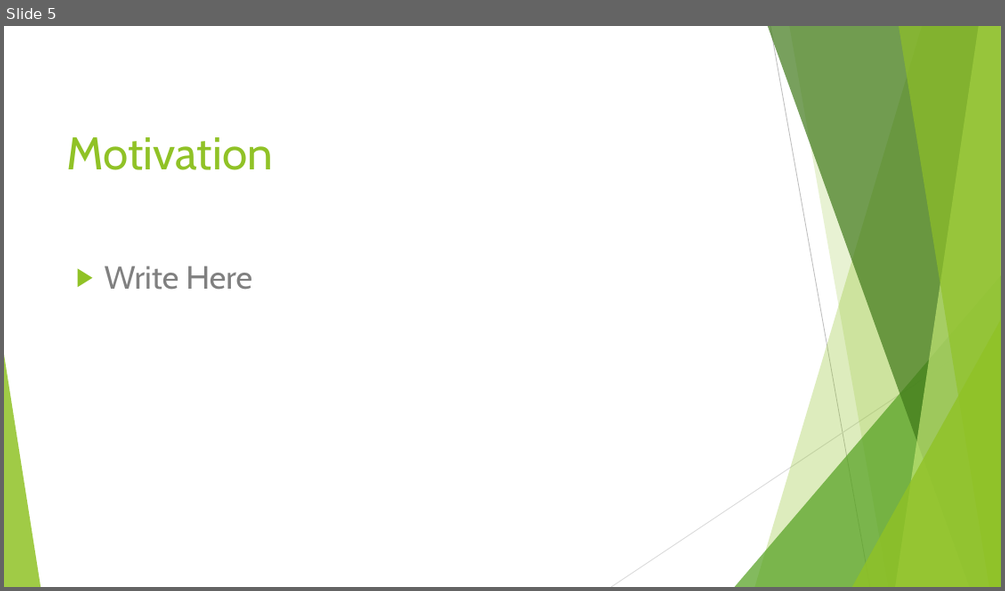
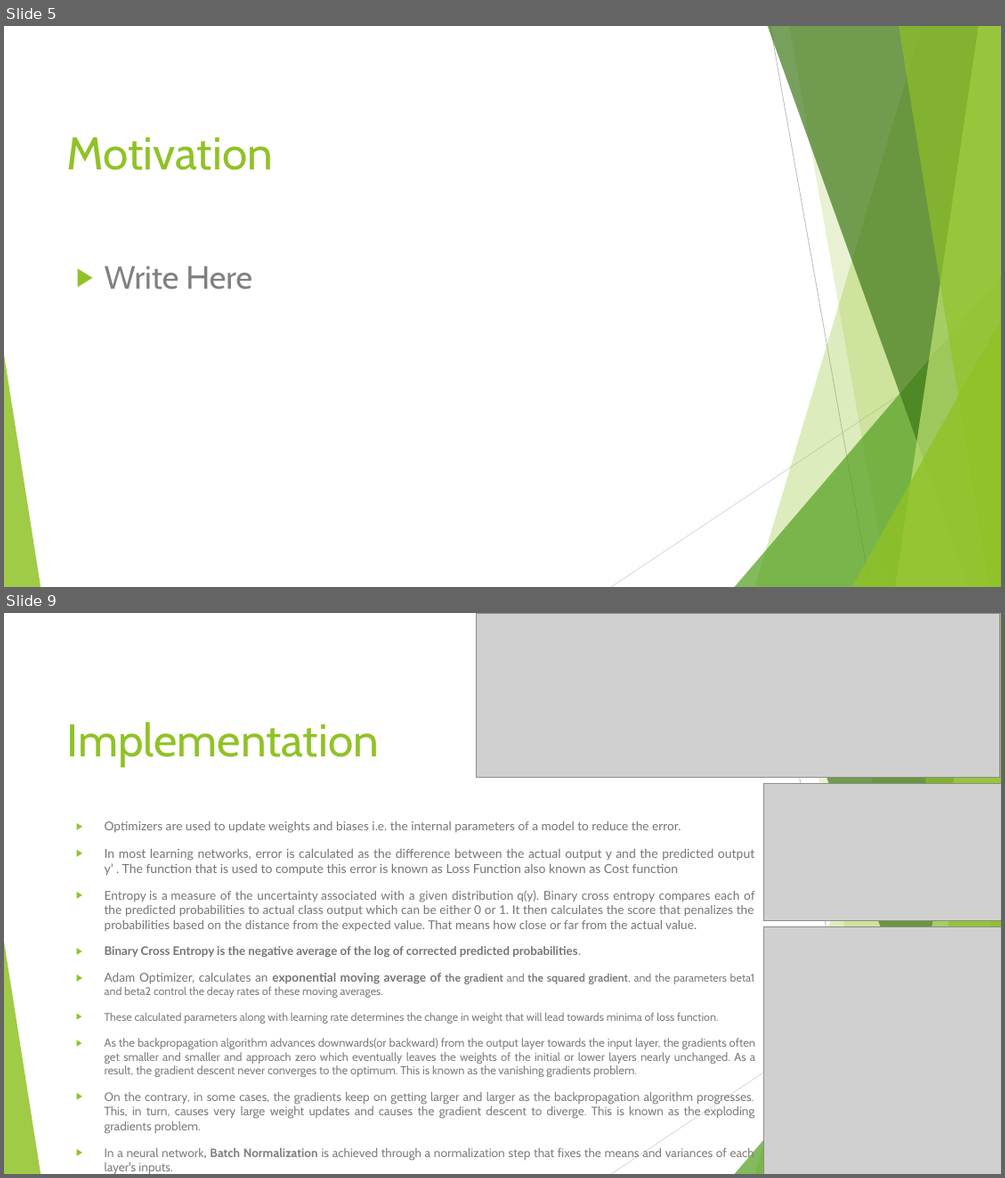
Before and after one commit to satya1013/Fake-News-1, a slide deck: Fake News.pptx. Shown one above the other, each under a label of ours: slide 5 before the commit, slides 5 and 9 after it; the slides between them are not shown. The pictures are 1005x591 and 1005x1178 pixels, drawn with LibreOffice and Linux fonts; fonts in the diff are those of the drawing; grey boxes stand for pictures. Boxes give left, top, right and bottom in pixels: in the first picture for what was removed or moved away, otherwise in the second. Text is boxed around its words. In the diff, an @@ line names an element or a change of style, - is before the commit and + after.

```diff
--- a/Fake News.pptx
+++ b/Fake News.pptx
@@ slide 9 added at [4, 613, 1001, 1174], background #FFFFFF; not listed: 10 template elements that a slide beside it also shows @@
@@ picture added at [476, 613, 1000, 778] @@
@@ title added at [67, 722, 379, 766], 44 pt, text #90C226 @@
+Implementation
@@ picture added at [764, 784, 1001, 921] @@
@@ text added at [105, 821, 755, 1160], 11.7 pt, text #808080 @@
+▶ Optimizers are used to update weights and biases i.e. the internal parameters of a model to reduce the error.
+▶ In most learning networks, error is calculated as the difference between the actual output y and the predicted output y’ . The function that is used to compute this error is known as Loss Function also known as Cost function
+▶ Entropy is a measure of the uncertainty associated with a given distribution q(y). Binary cross entropy compares each of the predicted probabilities to actual class output which can be either 0 or 1. It then calculates the score that penalizes the probabilities based on the distance from the expected value. That means how close or far from the actual value.
+▶ Binary Cross Entropy is the negative average of the log of corrected predicted probabilities.
+▶ Adam Optimizer, calculates an exponential moving average of the gradient and the squared gradient, and the parameters beta1 and beta2 control the decay rates of these moving averages.
+▶ These calculated parameters along with learning rate determines the change in weight that will lead towards minima of loss function.
+▶ As the backpropagation algorithm advances downwards(or backward) from the output layer towards the input layer, the gradients often get smaller and smaller and approach zero which eventually leaves the weights of the initial or lower layers nearly unchanged. As a result, the gradient descent never converges to the optimum. This is known as the vanishing gradients problem.
+▶ On the contrary, in some cases, the gradients keep on getting larger and larger as the backpropagation algorithm progresses. This, in turn, causes very large weight updates and causes the gradient descent to diverge. This is known as the exploding gradients problem.
+▶ In a neural network, Batch Normalization is achieved through a normalization step that fixes the means and variances of each layer's inputs.
@@ picture added at [764, 927, 1001, 1174] @@
```
Also in this commit, not shown: 2 slides changed, 5 other slides added.
